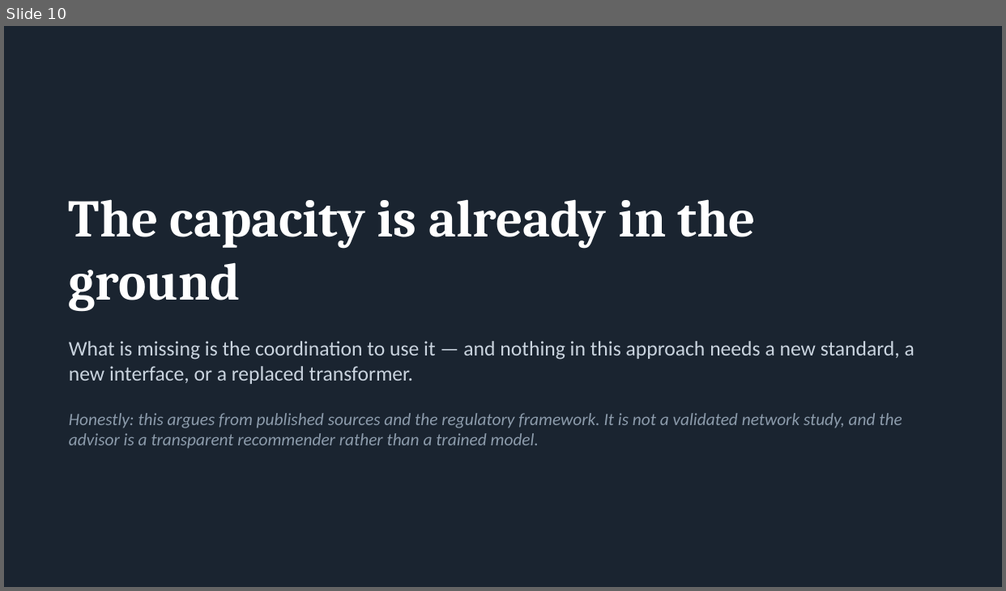
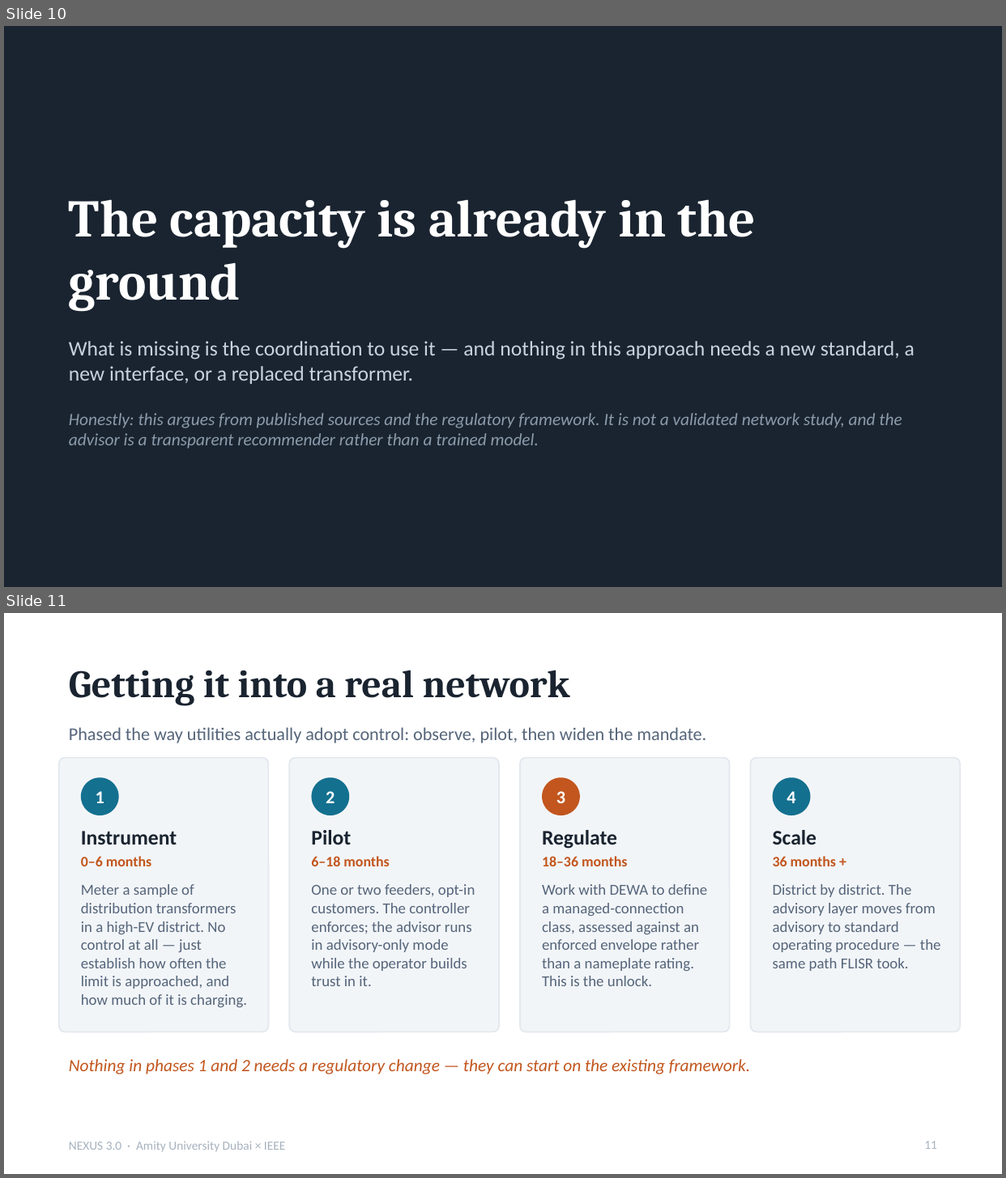
Before and after one commit to RithikhC/Nexus, a slide deck: deck/NEXUS-3.0-presentation.pptx. Shown one above the other, each under a label of ours: slide 10 before the commit, slides 10 and 11 after it. The pictures are 1006x591 and 1006x1178 pixels, drawn with LibreOffice and Linux fonts; fonts in the diff are those of the drawing. Boxes give left, top, right and bottom in pixels: in the first picture for what was removed or moved away, otherwise in the second. Text is boxed around its words. In the diff, an @@ line names an element or a change of style, - is before the commit and + after.

```diff
--- a/deck/NEXUS-3.0-presentation.pptx
+++ b/deck/NEXUS-3.0-presentation.pptx
@@ slide 11 added at bbox=[4, 613, 1002, 1174], background #FFFFFF @@
@@ title added at bbox=[69, 670, 570, 705], 28 pt, text #1A2430, bold @@
+Getting it into a real network
@@ text added at bbox=[69, 727, 706, 743], 13 pt, text #55657A @@
+Phased the way utilities actually adopt control: observe, pilot, then widen the mandate.
@@ rounded rectangle added at bbox=[59, 758, 268, 1032], fill #F2F5F8, outline #E2E8EE 1 pt @@
@@ rounded rectangle added at bbox=[289, 758, 499, 1032], fill #F2F5F8, outline #E2E8EE 1 pt @@
@@ rounded rectangle added at bbox=[520, 758, 730, 1032], fill #F2F5F8, outline #E2E8EE 1 pt @@
@@ rounded rectangle added at bbox=[751, 758, 960, 1032], fill #F2F5F8, outline #E2E8EE 1 pt @@
@@ ellipse added at bbox=[81, 777, 119, 815], fill #14708F @@
@@ ellipse added at bbox=[311, 777, 349, 815], fill #14708F @@
@@ ellipse added at bbox=[542, 777, 580, 815], fill #C2561E @@
@@ ellipse added at bbox=[773, 777, 810, 815], fill #14708F @@
@@ text added at bbox=[96, 791, 104, 803], 13 pt, text #FFFFFF, bold @@
+1
@@ text added at bbox=[326, 791, 334, 803], 13 pt, text #FFFFFF, bold @@
+2
@@ text added at bbox=[556, 791, 565, 803], 13 pt, text #FFFFFF, bold @@
+3
@@ text added at bbox=[786, 791, 795, 803], 13 pt, text #FFFFFF, bold @@
+4
@@ text added at bbox=[81, 831, 177, 845], 15 pt, text #1A2430, bold @@
+Instrument
@@ text added at bbox=[311, 830, 351, 845], 15 pt, text #1A2430, bold @@
+Pilot
@@ text added at bbox=[542, 830, 617, 849], 15 pt, text #1A2430, bold @@
+Regulate
@@ text added at bbox=[773, 830, 817, 845], 15 pt, text #1A2430, bold @@
+Scale
@@ text added at bbox=[81, 856, 151, 867], 10.5 pt, text #C2561E, bold @@
+0–6 months
@@ text added at bbox=[311, 856, 389, 867], 10.5 pt, text #C2561E, bold @@
+6–18 months
@@ text added at bbox=[542, 856, 627, 867], 10.5 pt, text #C2561E, bold @@
+18–36 months
@@ text added at bbox=[773, 856, 836, 867], 10.5 pt, text #C2561E, bold @@
+36 months +
@@ text added at bbox=[81, 884, 247, 1007], 11 pt, text #55657A @@
+Meter a sample of distribution transformers in a high-EV district. No control at all — just establish how often the limit is approached, and how much of it is charging.
@@ text added at bbox=[311, 884, 475, 986], 11 pt, text #55657A @@
+One or two feeders, opt-in customers. The controller enforces; the advisor runs in advisory-only mode while the operator builds trust in it.
@@ text added at bbox=[542, 884, 707, 986], 11 pt, text #55657A @@
+Work with DEWA to define a managed-connection class, assessed against an enforced envelope rather than a nameplate rating. This is the unlock.
@@ text added at bbox=[773, 884, 941, 971], 11 pt, text #55657A @@
+District by district. The advisory layer moves from advisory to standard operating procedure — the same path FLISR took.
@@ text added at bbox=[69, 1059, 750, 1075], 12.5 pt, text #C2561E, italic @@
+Nothing in phases 1 and 2 needs a regulatory change — they can start on the existing framework.
@@ text added at bbox=[69, 1141, 285, 1152], 9 pt, text #A7B2BF @@
+NEXUS 3.0 · Amity University Dubai × IEEE
@@ page number added at bbox=[924, 1141, 937, 1149], 9 pt, text #A7B2BF @@
+11
```
Also in this commit, not shown: 8 slides changed, 2 other slides added, 1 other file.
